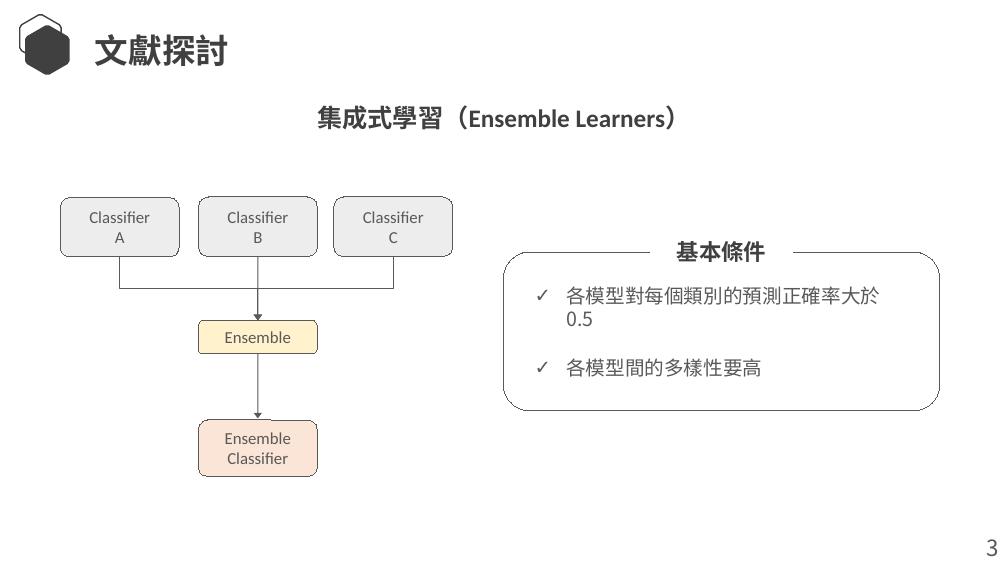
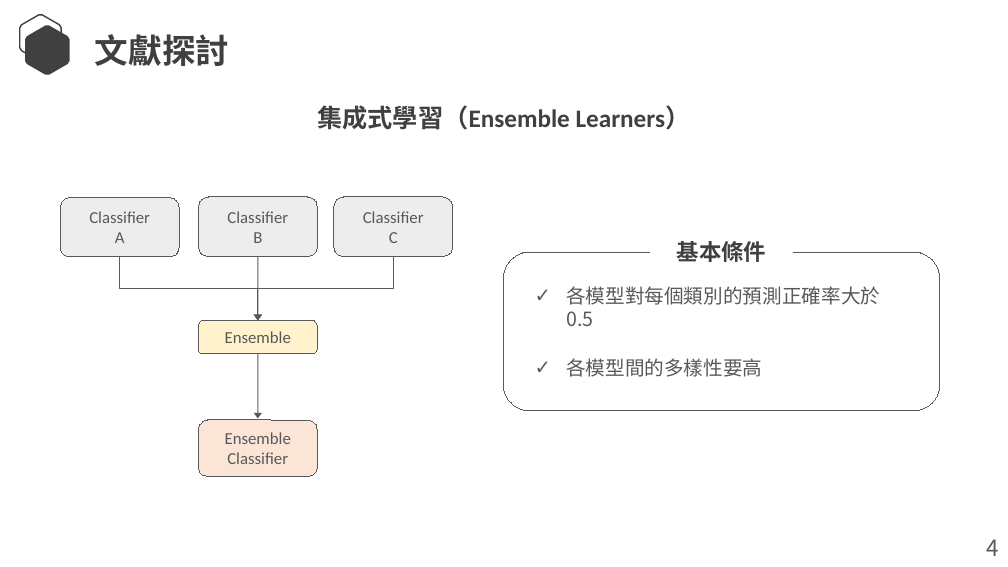
Before and after one commit to Lcwei-0708/lcwei-0708.github.io, a slide deck: slide 6 of data/paper/混合資料層面與演算法層面技術之集成分類方法/混合資料層面與演算法層面技術之集成分類方法.pptx. Drawn at 1008x567 pixels with LibreOffice and Linux fonts; fonts in the diff are those of the drawing. Boxes give left, top, right and bottom in pixels: in the first picture for what was removed or moved away, otherwise in the second. Text is boxed around its words. In the diff, an @@ line names an element or a change of style, - is before the commit and + after.

```diff
--- a/data/paper/混合資料層面與演算法層面技術之集成分類方法/混合資料層面與演算法層面技術之集成分類方法.pptx
+++ b/data/paper/混合資料層面與演算法層面技術之集成分類方法/混合資料層面與演算法層面技術之集成分類方法.pptx
@@ text at box(986, 539, 998, 556): text changed @@
-3
+4
```
Also in this commit, not shown: 11 other slides changed.
